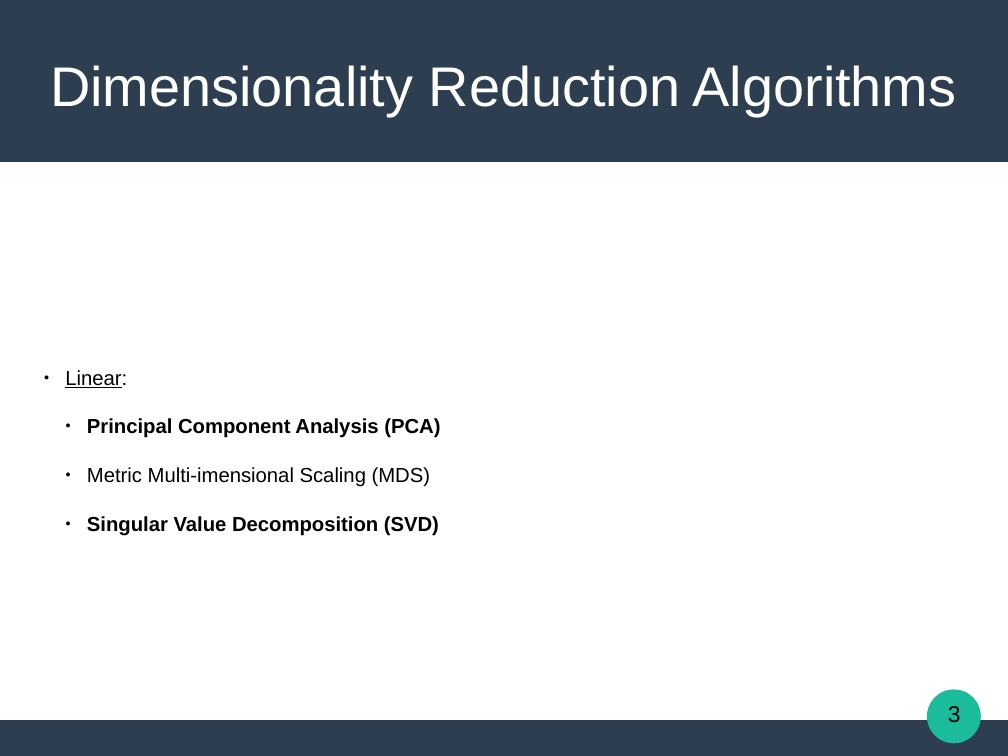
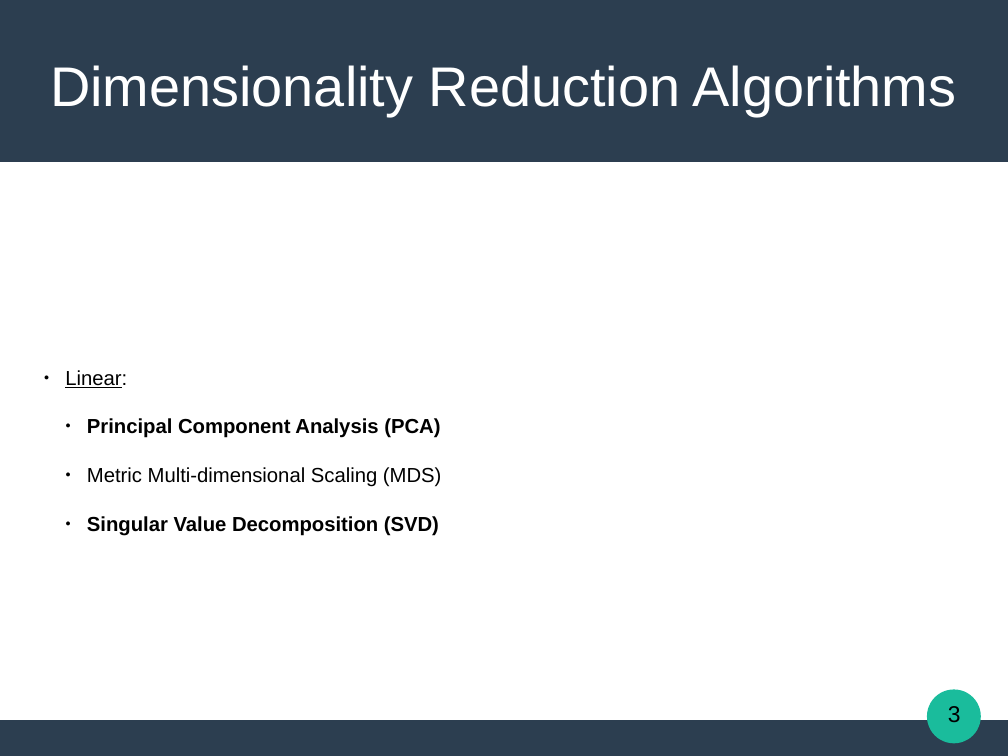
Before and after one commit to Katsileros/Dimensionality_Reduction, a slide deck: slide 3 of Diploma-Thesis-LaTeX/presentation/Locally_Linear_Embeddings_in_Pattern_Recognition.odp. Drawn at 1008x756 pixels with LibreOffice and Linux fonts; fonts in the diff are those of the drawing. Boxes give left, top, right and bottom in pixels: in the first picture for what was removed or moved away, otherwise in the second. Text is boxed around its words. In the diff, an @@ line names an element or a change of style, - is before the commit and + after.

```diff
--- a/Diploma-Thesis-LaTeX/presentation/Locally_Linear_Embeddings_in_Pattern_Recognition.odp
+++ b/Diploma-Thesis-LaTeX/presentation/Locally_Linear_Embeddings_in_Pattern_Recognition.odp
@@ subtitle at (87, 467, 442, 487): text changed @@
-  ● Metric Multi-imensional Scaling (MDS)
+  ● Metric Multi-dimensional Scaling (MDS)
```
Also in this commit, not shown: 2 other slides changed, 2 other files.
